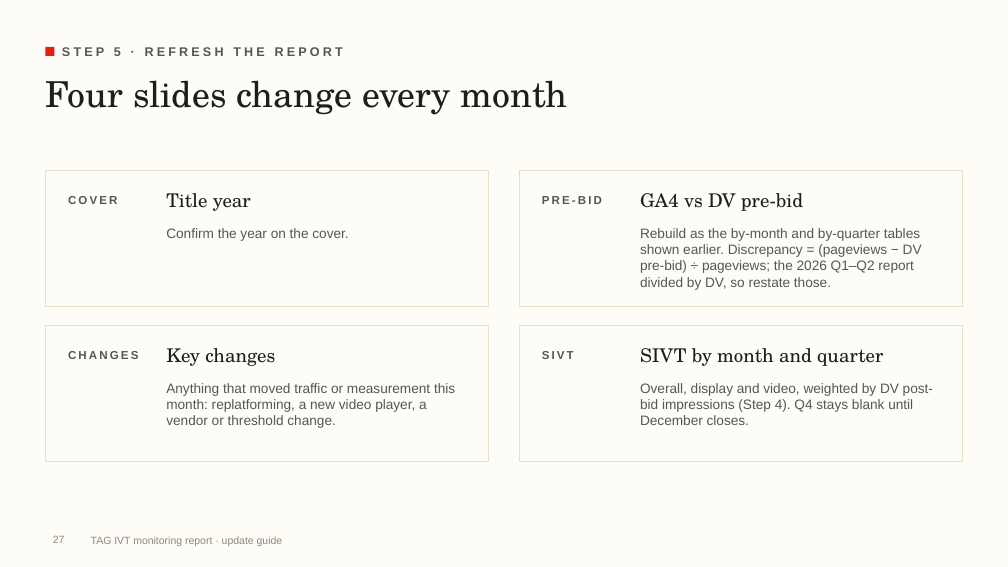
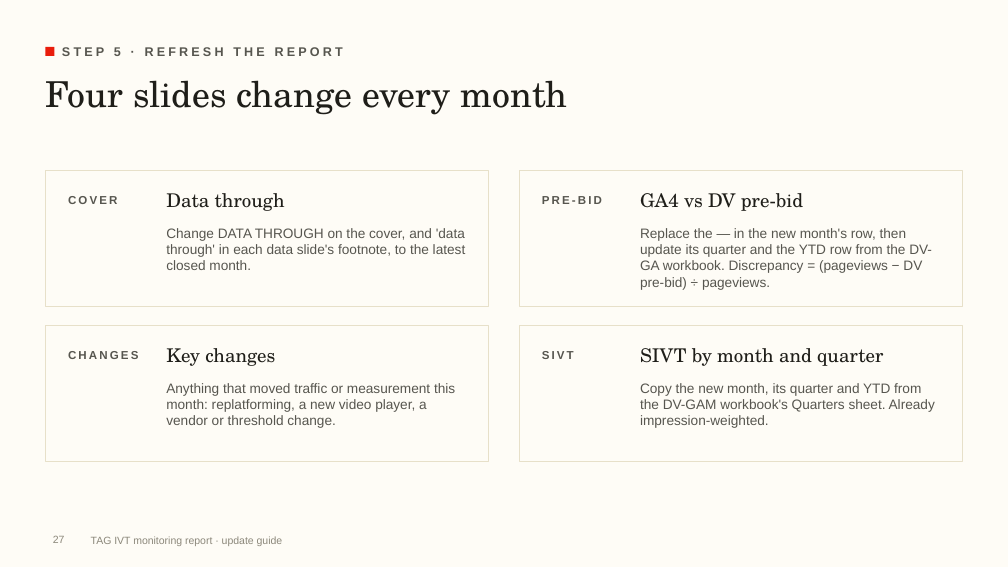
Before and after one commit to rogerhirano-nw/yield-dashboard, a slide deck: slide 27 of docs/TAG_IVT_Report_Update_Guide.pptx. Drawn at 1008x567 pixels with LibreOffice and Linux fonts; fonts in the diff are those of the drawing; background and template pictures are left out. Boxes give left, top, right and bottom in pixels: in the first picture for what was removed or moved away, otherwise in the second. Text is boxed around its words. In the diff, an @@ line names an element or a change of style, - is before the commit and + after.

```diff
--- a/docs/TAG_IVT_Report_Update_Guide.pptx
+++ b/docs/TAG_IVT_Report_Update_Guide.pptx
@@ text at [166, 193, 285, 211]: text changed @@
-Title year
+Data through
@@ text at [166, 228, 466, 270]: text changed @@
-Confirm the year on the cover.
+Change DATA THROUGH on the cover, and 'data through' in each data slide's footnote, to the latest closed month.
@@ text at [640, 228, 932, 290]: text changed @@
-Rebuild as the by-month and by-quarter tables shown earlier. Discrepancy = (pageviews − DV pre-bid) ÷ pageviews; the 2026 Q1–Q2 report divided by DV, so restate those.
+Replace the — in the new month's row, then update its quarter and the YTD row from the DV-GA workbook. Discrepancy = (pageviews − DV pre-bid) ÷ pageviews.
@@ text at [640, 383, 935, 428]: text changed @@
-Overall, display and video, weighted by DV post-bid impressions (Step 4). Q4 stays blank until December closes.
+Copy the new month, its quarter and YTD from the DV-GAM workbook's Quarters sheet. Already impression-weighted.
```
Also in this commit, not shown: 3 other slides changed, 2 other files.
